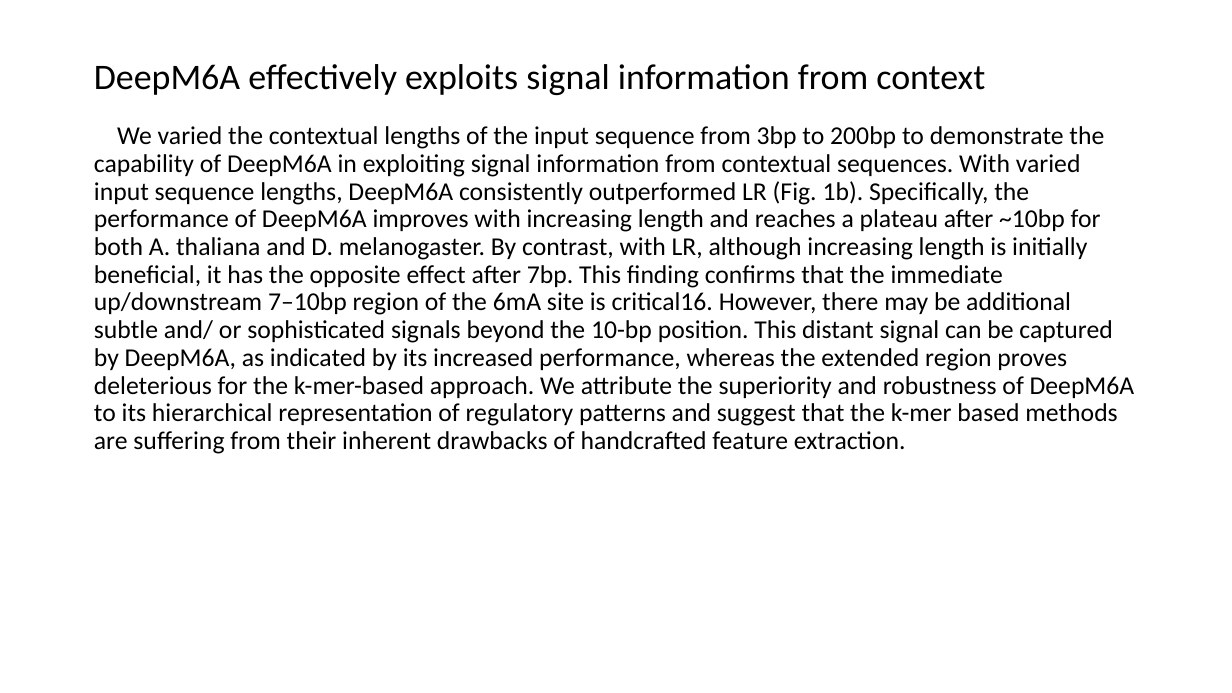
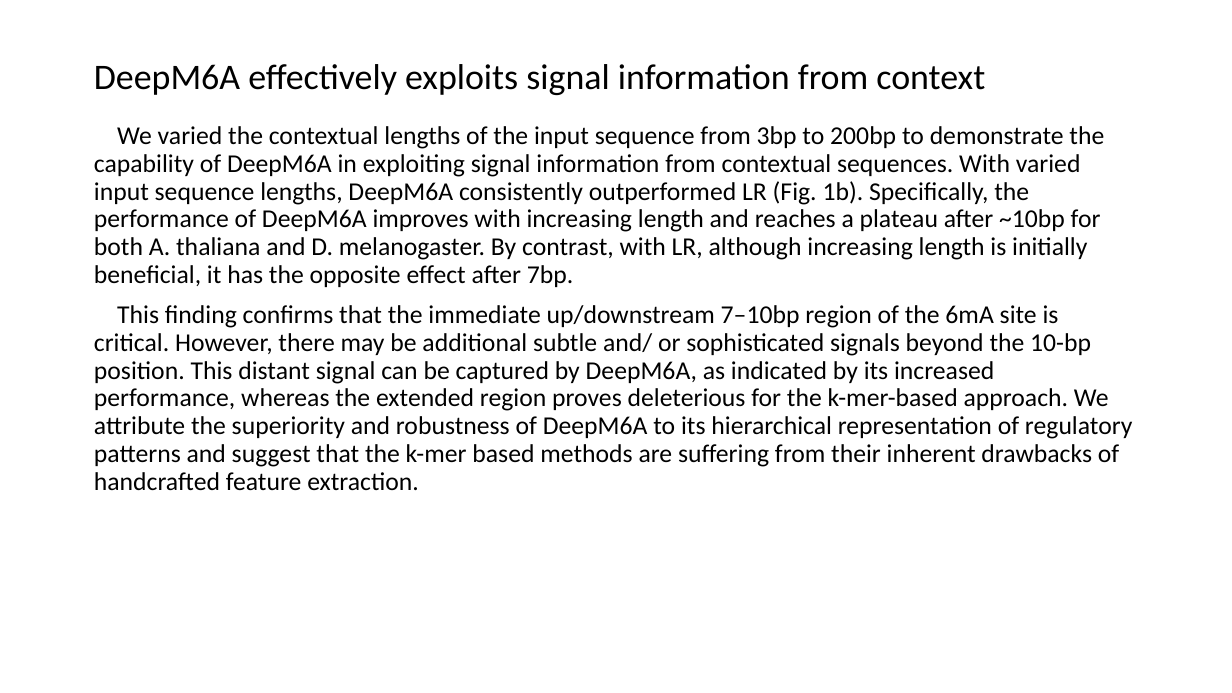
Before and after one commit to YanChengHuang/paper_implement, a slide deck: slide 11 of DeepM6A/presentation/DeepM6A.pptx (slide 10 before the commit). Drawn at 1232x693 pixels with LibreOffice and Linux fonts; fonts in the diff are those of the drawing. Boxes give left, top, right and bottom in pixels: in the first picture for what was removed or moved away, otherwise in the second. Text is boxed around its words. In the diff, an @@ line names an element or a change of style, - is before the commit and + after.

```diff
--- a/DeepM6A/presentation/DeepM6A.pptx
+++ b/DeepM6A/presentation/DeepM6A.pptx
@@ text at bbox=[94, 126, 1133, 490]: text changed @@
-We varied the contextual lengths of the input sequence from 3bp to 200bp to demonstrate the capability of DeepM6A in exploiting signal information from contextual sequences. With varied input sequence lengths, DeepM6A consistently outperformed LR (Fig. 1b). Specifically, the performance of DeepM6A improves with increasing length and reaches a plateau after ~10bp for both A. thaliana and D. melanogaster. By contrast, with LR, although increasing length is initially beneficial, it has the opposite effect after 7bp. This finding confirms that the immediate up/downstream 7–10bp region of the 6mA site is critical16. However, there may be additional subtle and/ or sophisticated signals beyond the 10-bp position. This distant signal can be captured by DeepM6A, as indicated by its increased performance, whereas the extended region proves deleterious for the k-mer-based approach. We attribute the superiority and robustness of DeepM6A to its hierarchical representation of regulatory patterns and suggest that the k-mer based methods are suffering from their inherent drawbacks of handcrafted feature extraction.
+We varied the contextual lengths of the input sequence from 3bp to 200bp to demonstrate the capability of DeepM6A in exploiting signal information from contextual sequences. With varied input sequence lengths, DeepM6A consistently outperformed LR (Fig. 1b). Specifically, the performance of DeepM6A improves with increasing length and reaches a plateau after ~10bp for both A. thaliana and D. melanogaster. By contrast, with LR, although increasing length is initially beneficial, it has the opposite effect after 7bp.
+This finding confirms that the immediate up/downstream 7–10bp region of the 6mA site is critical. However, there may be additional subtle and/ or sophisticated signals beyond the 10-bp position. This distant signal can be captured by DeepM6A, as indicated by its increased performance, whereas the extended region proves deleterious for the k-mer-based approach. We attribute the superiority and robustness of DeepM6A to its hierarchical representation of regulatory patterns and suggest that the k-mer based methods are suffering from their inherent drawbacks of handcrafted feature extraction.
```
Also in this commit, not shown: 4 other slides changed, 18 slides added, 5 other files.
